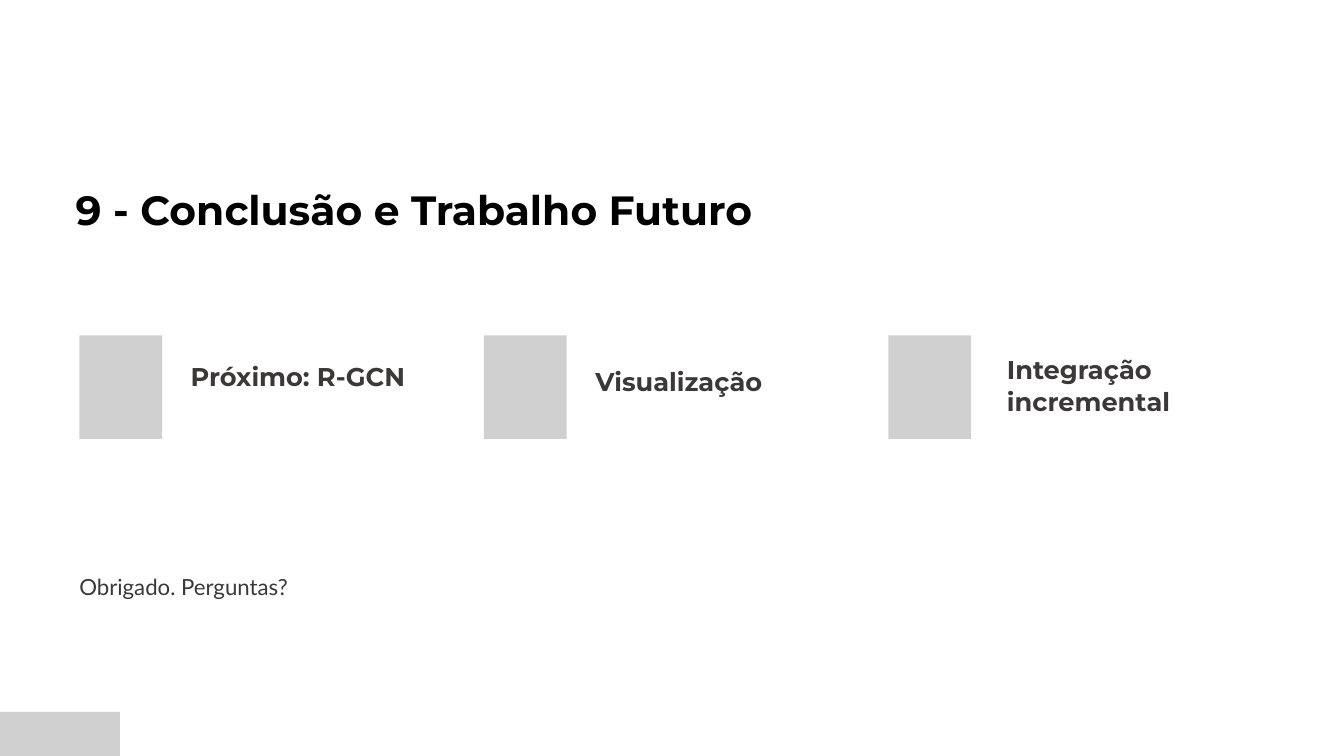
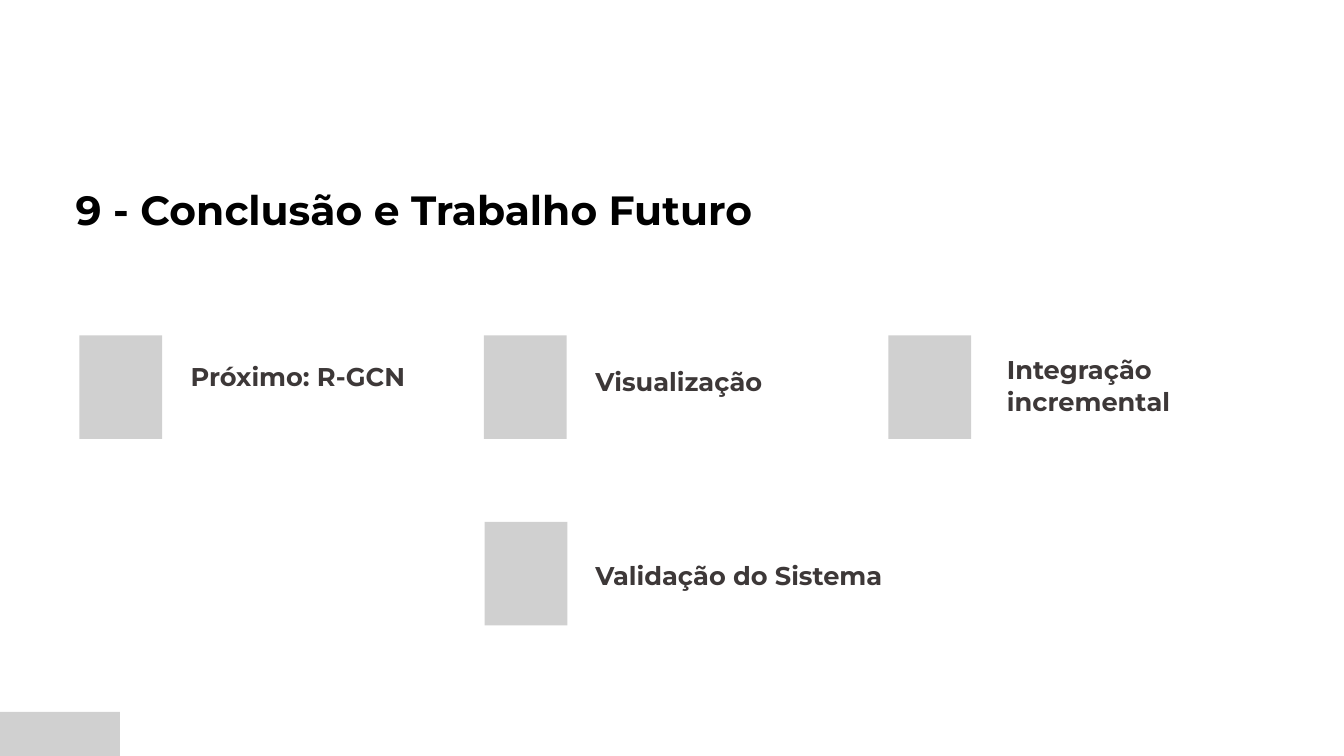
Before and after one commit to GoncaloGarranha/drug-recommender-system, a slide deck: slide 9 of docs/entregas/TFM-fase-desenvolvimento.pptx. Drawn at 1344x756 pixels with LibreOffice and Linux fonts; fonts in the diff are those of the drawing; grey boxes stand for pictures. Boxes give left, top, right and bottom in pixels: in the first picture for what was removed or moved away, otherwise in the second. Text is boxed around its words. In the diff, an @@ line names an element or a change of style, - is before the commit and + after.

```diff
--- a/docs/entregas/TFM-fase-desenvolvimento.pptx
+++ b/docs/entregas/TFM-fase-desenvolvimento.pptx
@@ picture added at (485, 522, 567, 626) @@
@@ text added at (595, 565, 882, 591), 27.5 pt, text #3D3838, bold @@
+Validação do Sistema
@@ text removed at (79, 578, 288, 599) @@
-Obrigado. Perguntas?
```
Also in this commit, not shown: 7 other slides changed, 1 slide added.
